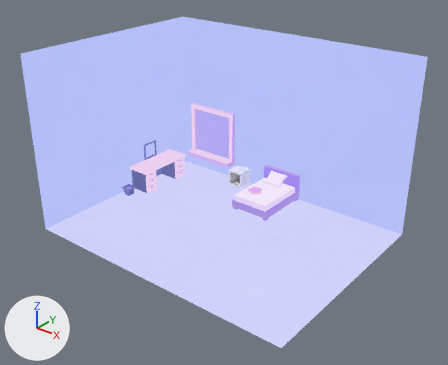
The Blender file public/Models/Welcome/NakuRoom.blend, before and after one commit.
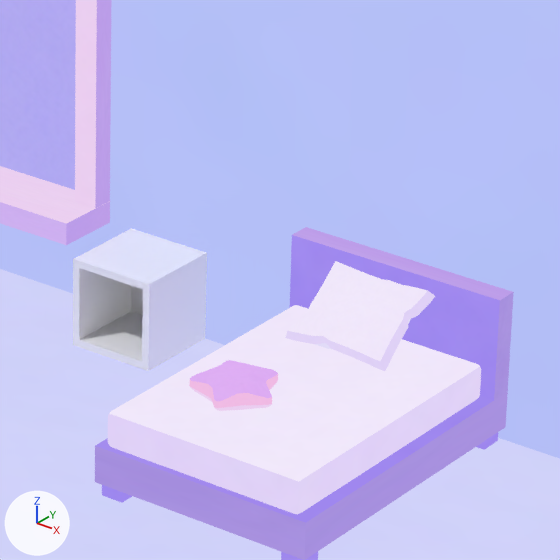
The first picture shows the older version from a camera (50 mm lens) standing at (45.9, -51.0, 35.4) and looking at (9.1, -5.1, 6.9). The close-ups show the older and then the newer version on the part from 48% to 69% of the width and 35% to 60% of the height of that picture. Only the edits that show in the close-ups are written down. The lights are fixed; the arrows at lower left show +X, +Y and +Z.

The scene before the commit, as lines of its bpy script (objects in view):
```python
me_cube_002 = bpy.data.meshes.new('Cube.002')
me_cube_002.from_pydata(...)  # 36 vertices, 34 faces; spans x -1.0..1.0, y -1.0..1.0, z -1.0..1.0
me_plane = bpy.data.meshes.new('Plane')
me_plane.from_pydata(...)  # 24 vertices, 19 faces; spans x -3.46..3.46, y -1.5..0.0, z -0.5..6.45
me_plane.materials.append(mat_material)
me_plane_001 = bpy.data.meshes.new('Plane.001')
me_plane_001.from_pydata(...)  # 7 vertices, 3 faces; spans x -8.0..24.0, y -16.0..8.0, z 0.0..20.0
me_plane_001.polygons.foreach_set('use_smooth', [True] * 3)
me_plane_001.materials.append(mat_material)
ob_cube = bpy.data.objects.new('Cube', me_cube_002)
ob_cube.location = (2.0, 7.0, 1.0)
ob_news = bpy.data.objects.new('News', me_plane)
ob_news.location = (-3.0, 7.95, 2.5)
ob_walls = bpy.data.objects.new('Walls', me_plane_001)
ob_walls.location = (0.0, 0.0, 0.0)
# also in view: 'Bed' at (8.0, 4.5, 1.6); 'Pillow' at (7.8, 6.6, 2.5); 'Star' at (7.4, 3.0, 2.2)
```
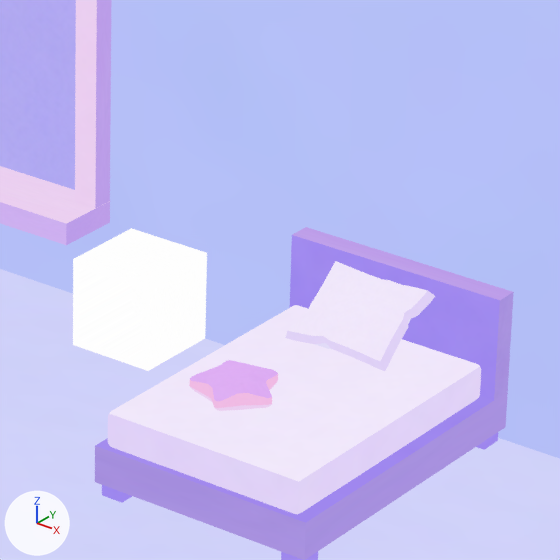
Changed parts and their boxes (x1, y1, x2, y2) in the close-ups (560 x 560 px):
```json
{"object": "Cube", "change": "recoloured", "before": [73, 228, 207, 371], "after": [73, 228, 207, 371], "on screen": "lighter"}
```

Scene script edits in JSON lines:
```json
{"block": "me_cube_002", "where": "me_cube_002.from_pydata(...)  # 36 vertices, 34 faces; spans x -1.0..1.0, y -1.0..1.0, z -1.0..1.0"}
{"op": "add", "block": "me_cube_002", "code": "me_cube_002.materials.append(mat_material)"}
```
